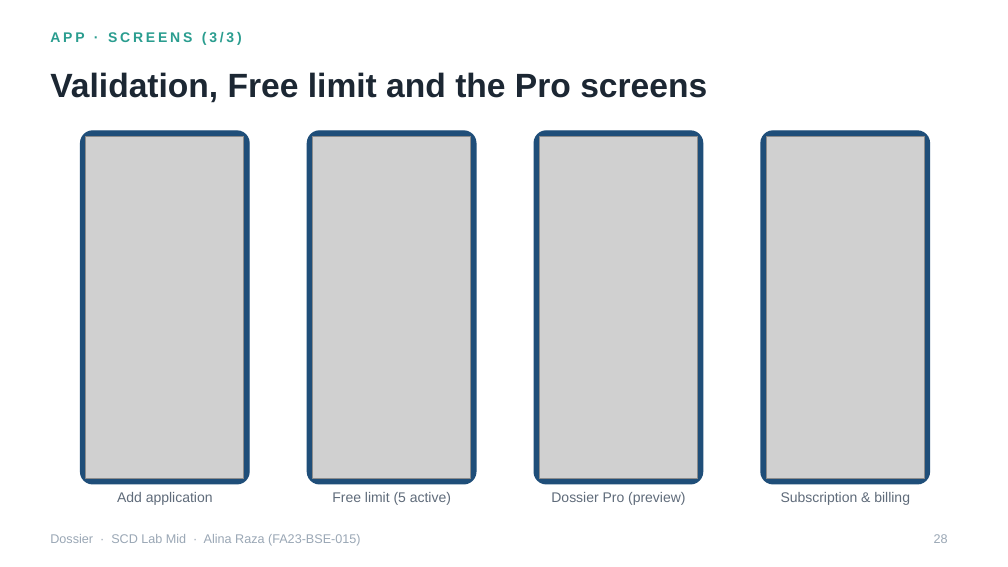
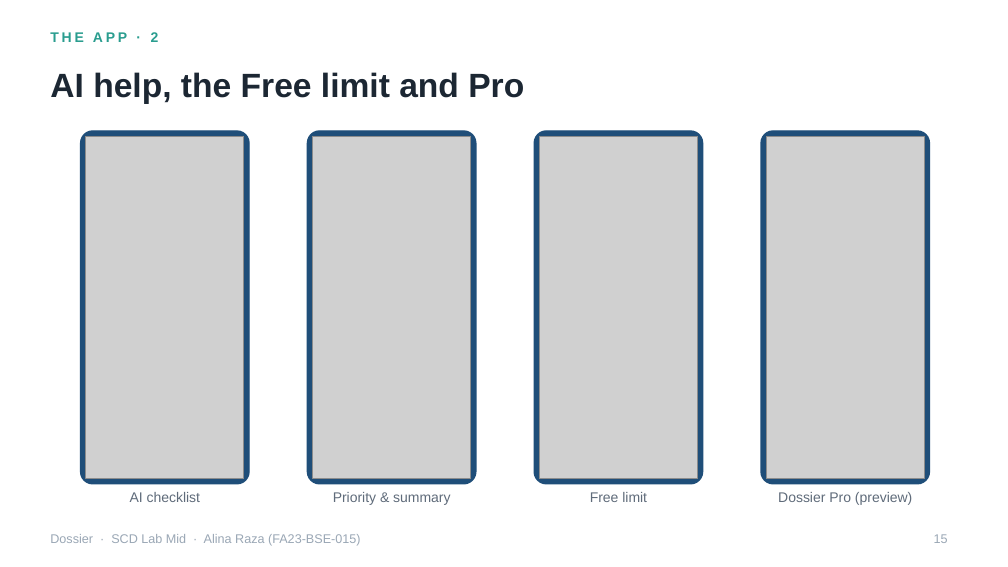
Before and after one commit to alinaraza2017/dossier, a slide deck: slide 15 of presentation_prep/02_Dossier_SCD_Lab_Mid.pptx (slide 28 before the commit). Drawn at 1008x567 pixels with LibreOffice and Linux fonts; fonts in the diff are those of the drawing; grey boxes stand for pictures. Boxes give left, top, right and bottom in pixels: in the first picture for what was removed or moved away, otherwise in the second. Text is boxed around its words. In the diff, an @@ line names an element or a change of style, - is before the commit and + after.

```diff
--- a/presentation_prep/02_Dossier_SCD_Lab_Mid.pptx
+++ b/presentation_prep/02_Dossier_SCD_Lab_Mid.pptx
@@ text at (50, 32, 159, 42): text changed @@
-APP · SCREENS (3/3)
+THE APP · 2
@@ title at (50, 72, 524, 104): text changed @@
-Validation, Free limit and the Pro screens
+AI help, the Free limit and Pro
@@ text at (130, 492, 201, 502): text changed @@
-Add application
+AI checklist
@@ text at (333, 492, 450, 505): text changed @@
-Free limit (5 active)
+Priority & summary
@@ text at (590, 492, 647, 502): text changed @@
-Dossier Pro (preview)
+Free limit
@@ text at (778, 492, 912, 505): text changed @@
-Subscription & billing
+Dossier Pro (preview)
@@ page number at (934, 534, 948, 543): text changed @@
-28
+15
```
Also in this commit, not shown: 3 other slides changed, 12 slides added, 29 slides removed, 5 other files.
